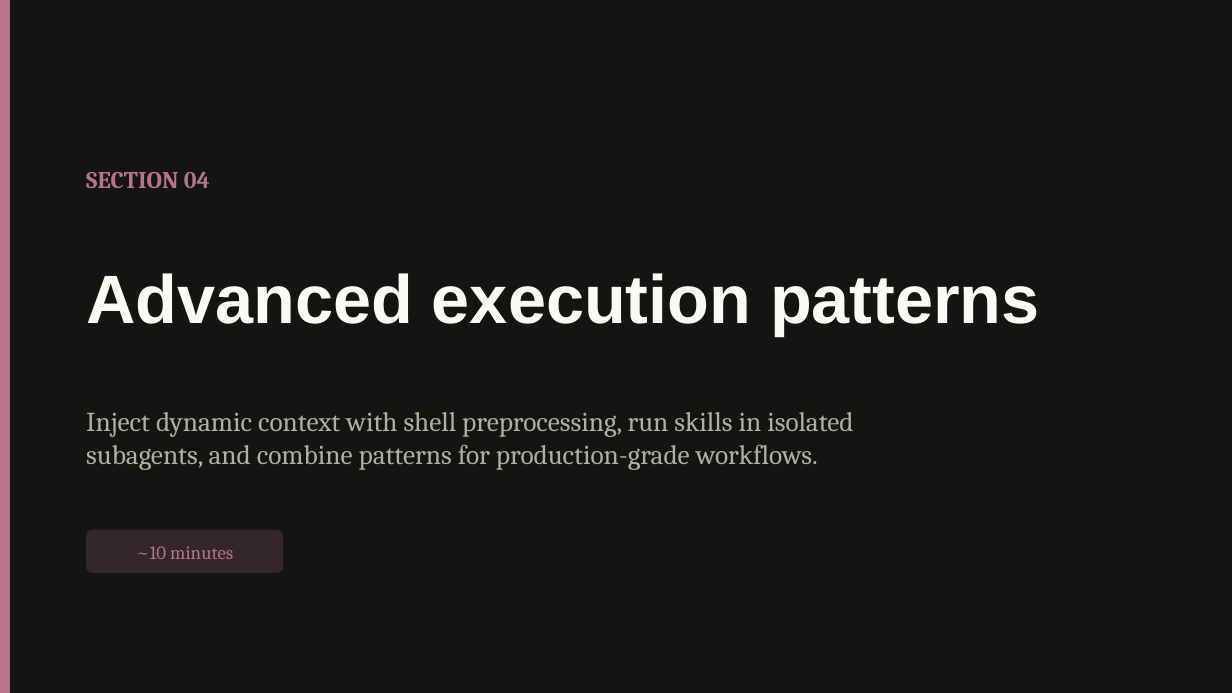
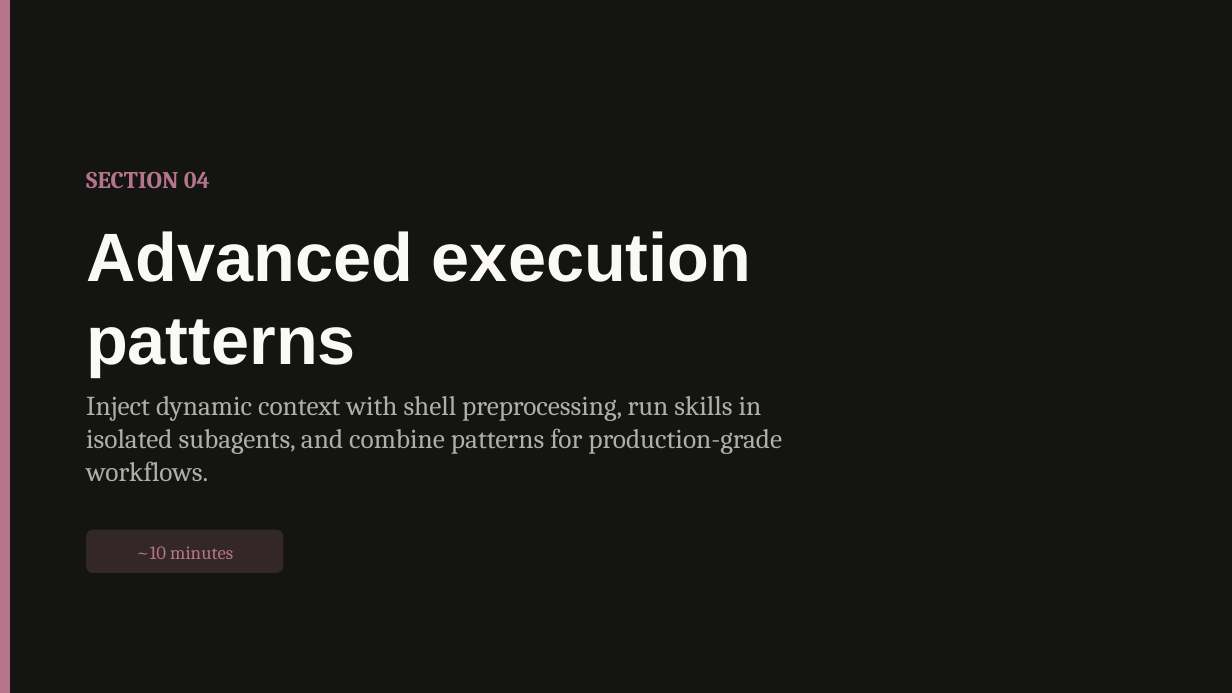
Before and after one commit to kyliejhenson/training_modules, a slide deck: slide 26 of Deliverables/Training_Skills_Developers.pptx. Drawn at 1232x693 pixels with LibreOffice and Linux fonts; fonts in the diff are those of the drawing; background and template pictures are left out. Boxes give left, top, right and bottom in pixels: in the first picture for what was removed or moved away, otherwise in the second. Text is boxed around its words. In the diff, an @@ line names an element or a change of style, - is before the commit and + after.

Commit message:
Update skills, template, and deliverables with latest refinements
Updated content-refresh and facilitator-guide skill definitions,
refined source registry mappings, and refreshed training template
and Developers training deck with latest content edits.

```diff
--- a/Deliverables/Training_Skills_Developers.pptx
+++ b/Deliverables/Training_Skills_Developers.pptx
@@ text "Advanced execution patterns" rewrapped from (86, 273, 1040, 335) to (86, 231, 751, 376) @@
@@ text "Inject dynamic context with shell ..." rewrapped from (86, 412, 853, 470) to (86, 396, 782, 481) @@
```
Also in this commit, not shown: 5 other slides changed, 1 slide added, 5 other files.
